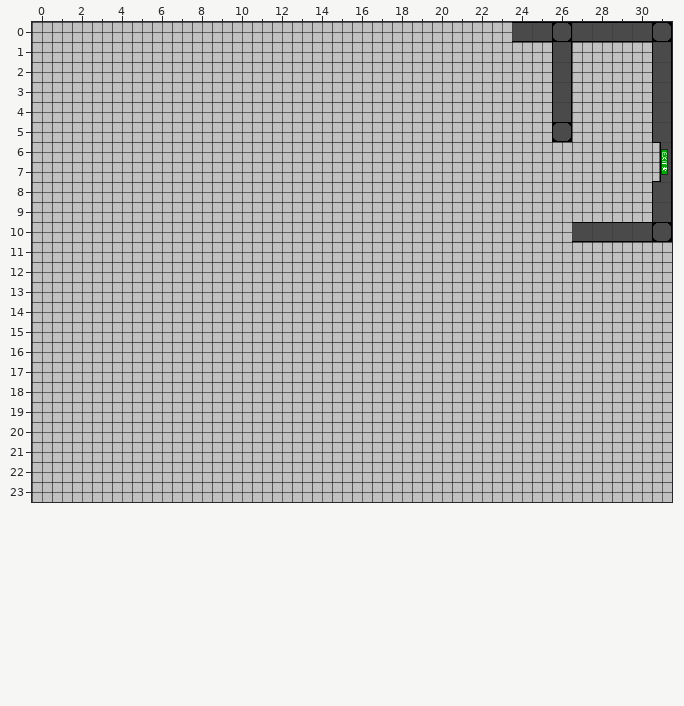
Tiled map -- res/levels/left_room.tmx. The first picture shows the starting point.
Cells are 32x32 px. Shown: x 0..31, y 0..23.
Once edited:
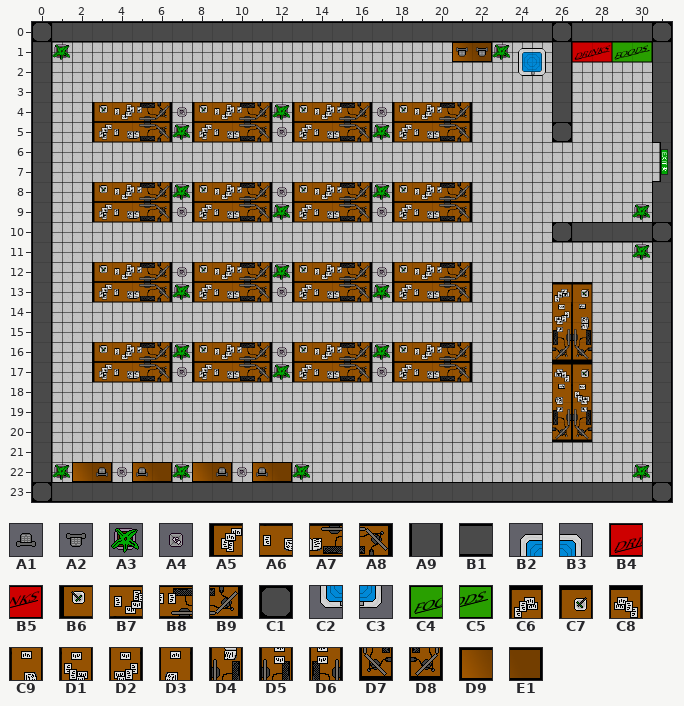
Key: from "default": A1 1, A2 2, A3 3, A4 4, A5 23, A6 24, A7 25, A8 26, A9 32, B1 34, B2 36, B3 37, B4 40, B5 41, B6 60, B7 61, B8 62, B9 63, C1 64, C2 68, C3 69, C4 72, C5 73, C6 89, C7 91, C8 95, C9 121, D1 123, D2 125, D3 127, D4 153, D5 155, D6 157, D7 185, D8 189, D9 222, E1 223.
__ is an empty cell.
Changes in this commit:
Layer "Blocked":
Tile A3 now appears in row 1 at x 1 and 23; in row 4 at x 12; in row 5 at x 7 and 17; in row 8 at x 7 and 17; in row 9 at x 12 and 30; in row 11 at x 30.
Tile A3 now appears in row 12 at x 12; in row 13 at x 7 and 17; in row 16 at x 7 and 17; in row 17 at x 12; in row 22 at x 1, 7, 13 and 30.
Tile A4 now appears in row 4 at x 7 and 17; in row 5 at x 12; in row 8 at x 12; in row 9 at x 7 and 17; in row 12 at x 7 and 17; in row 13 at x 12.
Tile A4 now appears in row 16 at x 12; in row 17 at x 7 and 17; in row 22 at x 4 and 10.
Tile A5 now appears in row 5 at x 3, 8, 13 and 18; in row 9 at x 3, 8, 13 and 18; in row 13 at x 3, 8, 13 and 18; in row 17 at x 3, 8, 13 and 18.
Tile A6 now appears in row 5 at x 4, 9, 14 and 19; in row 9 at x 4, 9, 14 and 19; in row 13 at x 4, 9, 14 and 19; in row 17 at x 4, 9, 14 and 19.
Tile A7 now appears in row 5 at x 5, 10, 15 and 20; in row 9 at x 5, 10, 15 and 20; in row 13 at x 5, 10, 15 and 20; in row 17 at x 5, 10, 15 and 20.
Tile A8 now appears in row 5 at x 6, 11, 16 and 21; in row 9 at x 6, 11, 16 and 21; in row 13 at x 6, 11, 16 and 21; in row 17 at x 6, 11, 16 and 21.
Tile A9 now appears in rows 1 to 10 at x 0; in rows 11 to 22 at x 0 and 31.
Tile B1 now appears in row 0 at x 1 to 23; in row 23 at x 1 to 30.
Tile B2 now appears in row 1 at x 24.
Tile B3 now appears in row 1 at x 25.
Tile B4 now appears in row 1 at x 27.
Tile B5 now appears in row 1 at x 28.
Tile B6 now appears in row 4 at x 3, 8, 13 and 18; in row 8 at x 3, 8, 13 and 18; in row 12 at x 3, 8, 13 and 18; in row 16 at x 3, 8, 13 and 18.
Tile B7 now appears in row 4 at x 4, 9, 14 and 19; in row 8 at x 4, 9, 14 and 19; in row 12 at x 4, 9, 14 and 19; in row 16 at x 4, 9, 14 and 19.
Tile B8 now appears in row 4 at x 5, 10, 15 and 20; in row 8 at x 5, 10, 15 and 20; in row 12 at x 5, 10, 15 and 20; in row 16 at x 5, 10, 15 and 20.
Tile B9 now appears in row 4 at x 6, 11, 16 and 21; in row 8 at x 6, 11, 16 and 21; in row 12 at x 6, 11, 16 and 21; in row 16 at x 6, 11, 16 and 21.
Tile C1 now appears in row 0 at x 0; in row 10 at x 26; in row 23 at x 0 and 31.
Tile C2 now appears in row 2 at x 24.
Tile C3 now appears in row 2 at x 25.
Tile C4 now appears in row 1 at x 29.
Tile C5 now appears in row 1 at x 30.
Tile C6 now appears in row 13 at x 26.
Tile C7 now appears in row 13 at x 27; in row 17 at x 27.
Tile C8 now appears in row 17 at x 26.
Tile C9 now appears in row 14 at x 27.
Tile D1 now appears in row 18 at x 27.
Tile D2 now appears in row 14 at x 26.
Tile D3 now appears in row 18 at x 26.
Tile D4 now appears in row 15 at x 27.
Tile D5 now appears in row 19 at x 27.
Tile D6 now appears in row 15 at x 26; in row 19 at x 26.
Tile D7 now appears in row 16 at x 27; in row 20 at x 27.
Tile D8 now appears in row 16 at x 26; in row 20 at x 26.
Tile D9 now appears in row 1 at x 21; in row 22 at x 2, 5, 8 and 11.
Tile E1 now appears in row 1 at x 22; in row 22 at x 3, 6, 9 and 12.
Layer "Small props":
Tile A1 now appears in row 22 at x 3, 5, 9 and 11.
Tile A2 now appears in row 1 at x 21 to 22.
